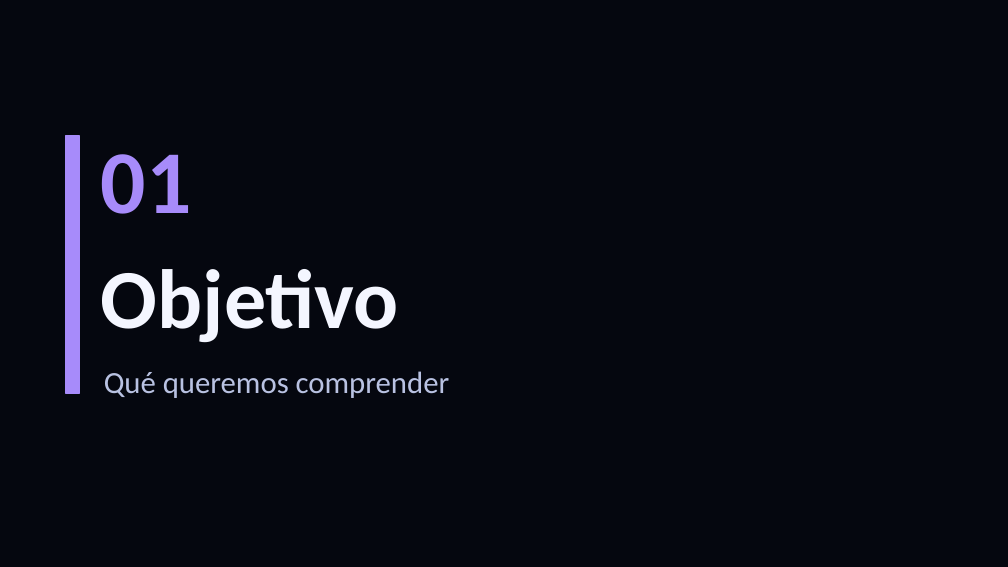
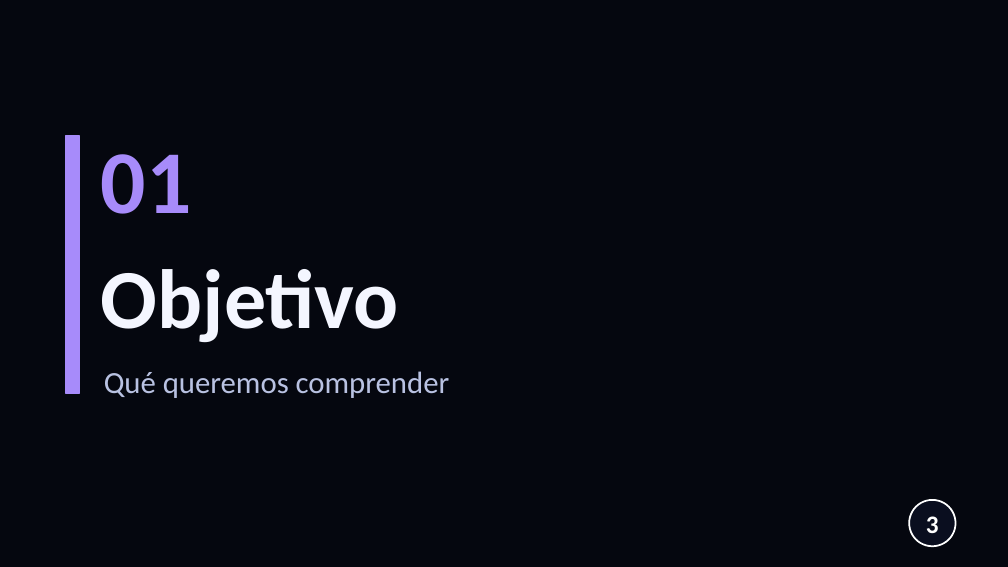
Before and after one commit to nestor120512/nes, a slide deck: slide 3 of Cocos_grampositivos_BLANCO.pptx. Drawn at 1008x567 pixels with LibreOffice and Linux fonts; fonts in the diff are those of the drawing; background and template pictures are left out. Boxes give left, top, right and bottom in pixels: in the first picture for what was removed or moved away, otherwise in the second. Text is boxed around its words. In the diff, an @@ line names an element or a change of style, - is before the commit and + after.

```diff
--- a/Cocos_grampositivos_BLANCO.pptx
+++ b/Cocos_grampositivos_BLANCO.pptx
@@ ellipse added at <box>909,500,956,546</box>, fill #0A0E1F, outline #FFFFFF 1.25 pt @@
@@ page number added at <box>926,516,939,533</box>, 18 pt, text #FFFFFF, bold @@
+3
```
Also in this commit, not shown: 3 other slides changed, 4 slides added.
